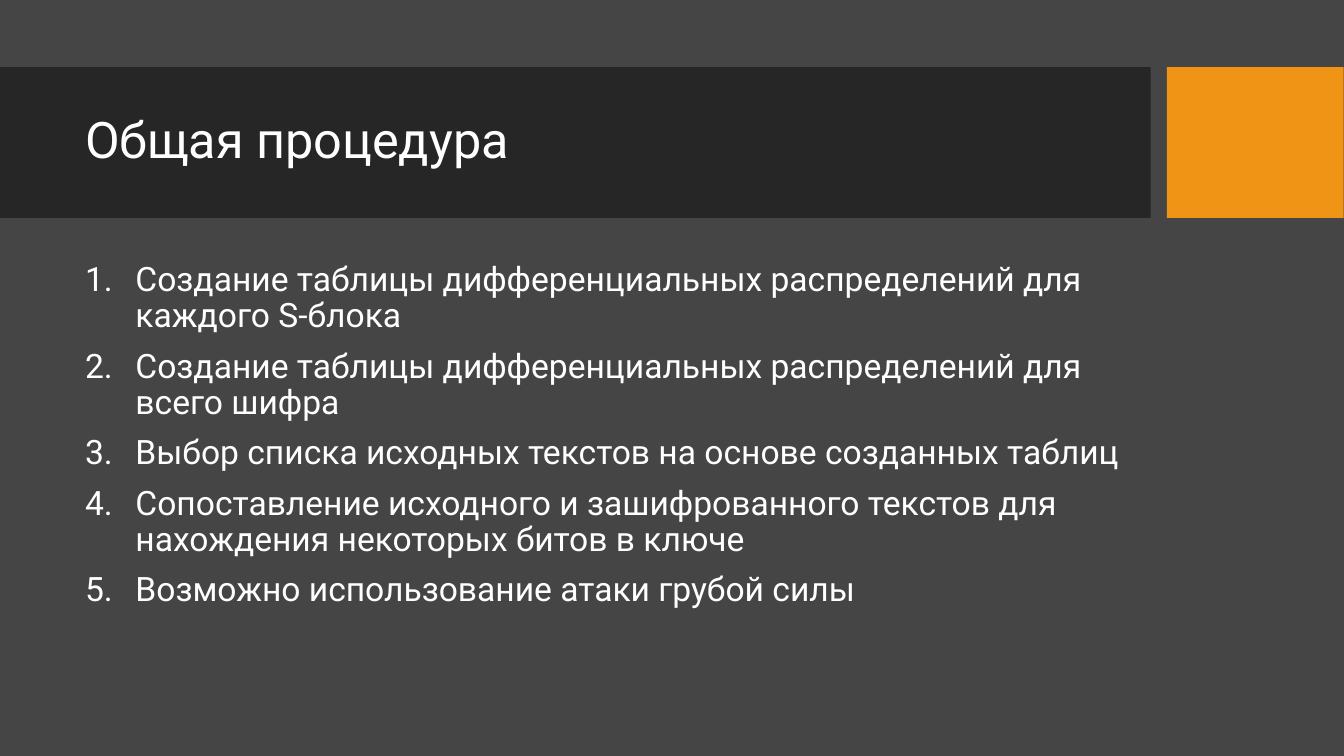
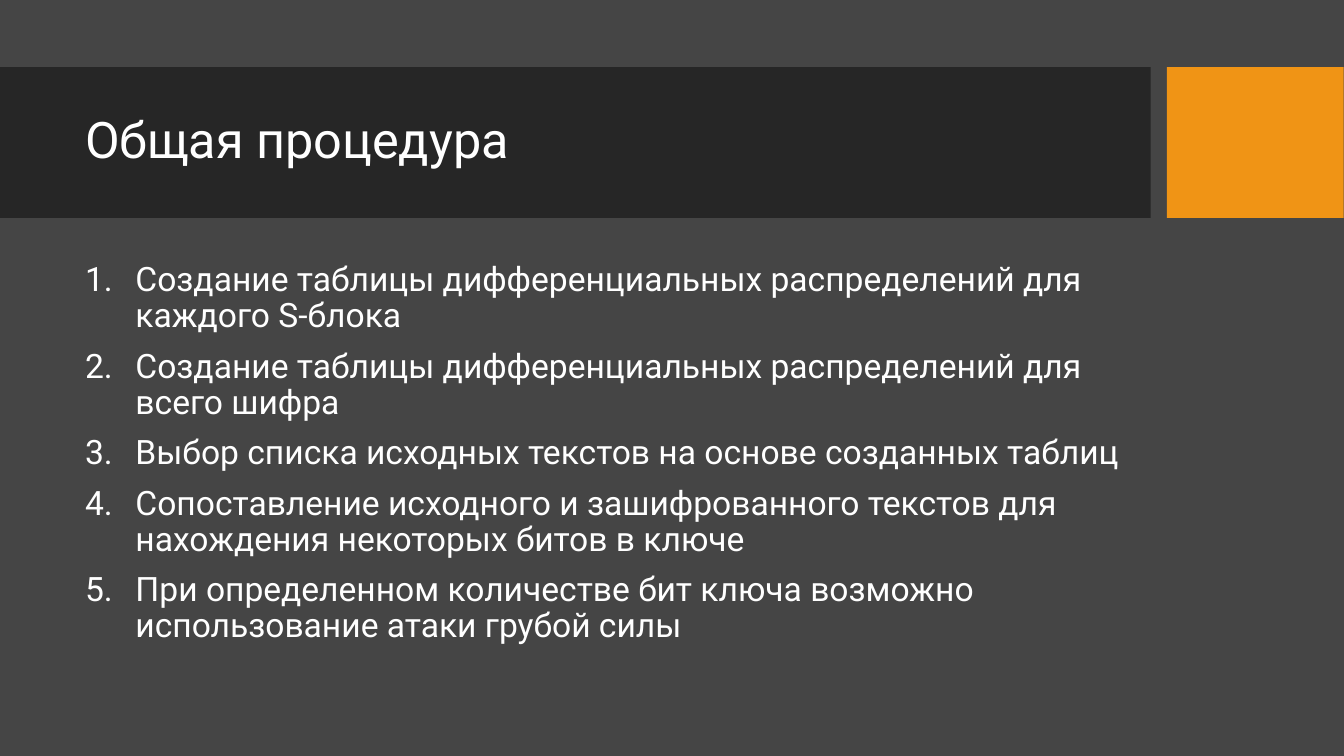
Before and after one commit to VladimirSolodilov/Programming, a slide deck: slide 10 of Дифференциальный криптоанализ.pptx. Drawn at 1344x756 pixels with LibreOffice and Linux fonts; fonts in the diff are those of the drawing; background and template pictures are left out. Boxes give left, top, right and bottom in pixels: in the first picture for what was removed or moved away, otherwise in the second. Text is boxed around its words. In the diff, an @@ line names an element or a change of style, - is before the commit and + after.

```diff
--- a/Дифференциальный криптоанализ.pptx
+++ b/Дифференциальный криптоанализ.pptx
@@ text at [135,575,973,644]: text changed @@
-5. Возможно использование атаки грубой силы
+5. При определенном количестве бит ключа возможно использование атаки грубой силы
```
Also in this commit, not shown: 1 other slide changed.
